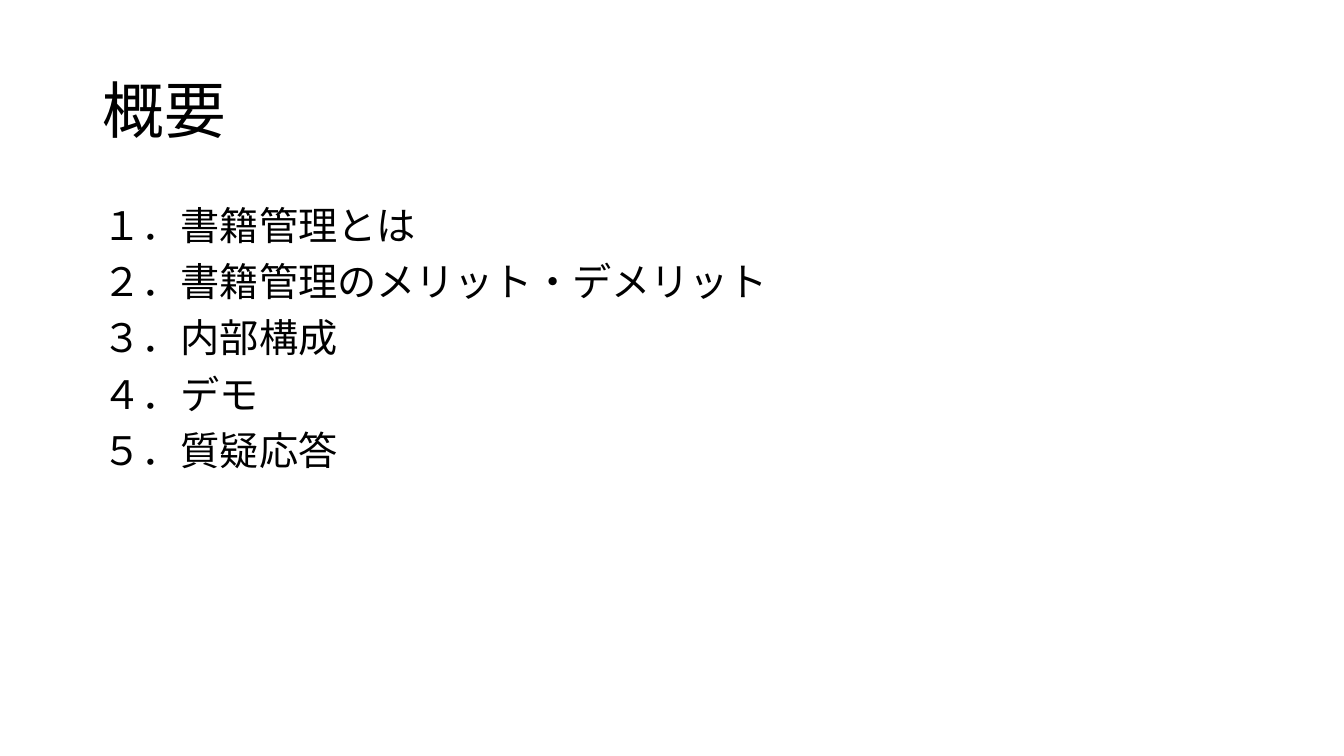
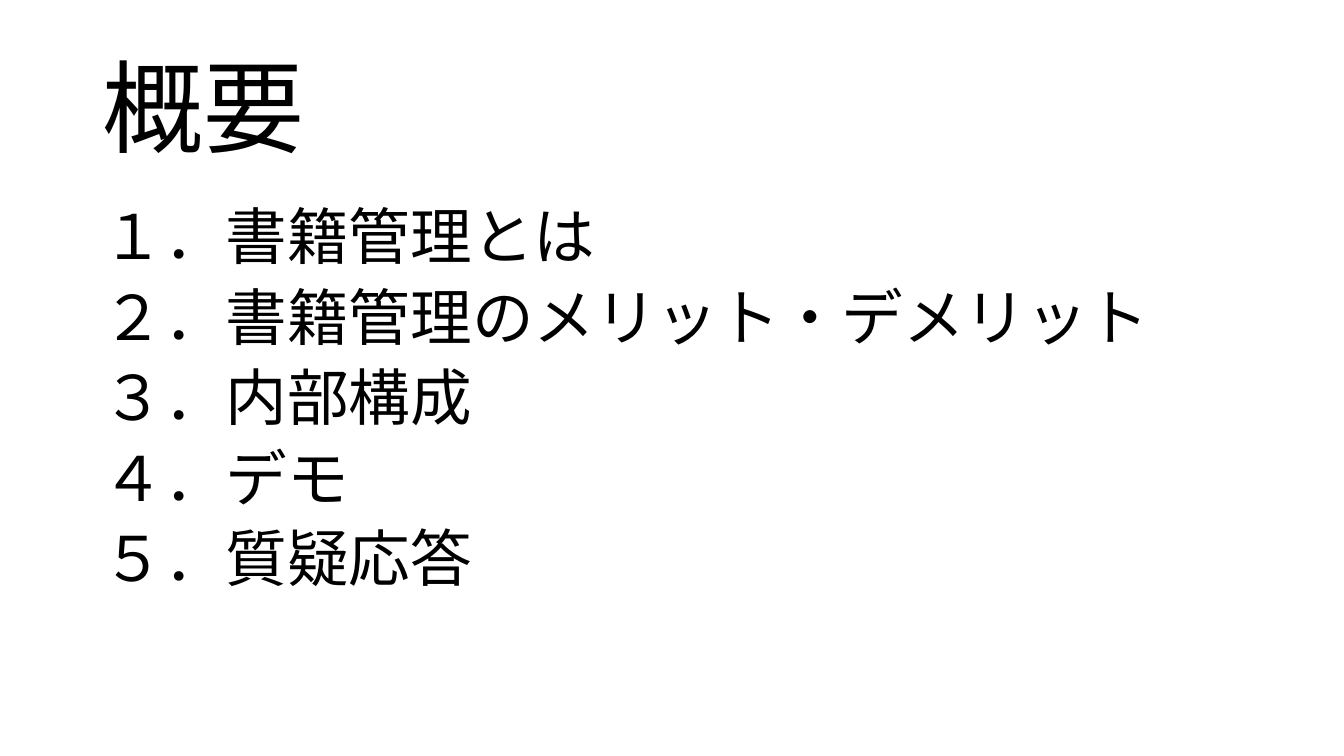
Before and after one commit to ivy239007/PG-, a slide deck: slide 2 of プレゼン/プレゼン資料(板井編集中).pptx. Drawn at 1344x756 pixels with LibreOffice and Linux fonts; fonts in the diff are those of the drawing; background and template pictures are left out. Boxes give left, top, right and bottom in pixels: in the first picture for what was removed or moved away, otherwise in the second. Text is boxed around its words. In the diff, an @@ line names an element or a change of style, - is before the commit and + after.

```diff
--- a/プレゼン/プレゼン資料(板井編集中).pptx
+++ b/プレゼン/プレゼン資料(板井編集中).pptx
@@ title "概要" at (102, 60, 304, 153): size 44 to 72 pt @@
@@ text "１．書籍管理とは" at (102, 207, 1149, 586): size 28 to 44 pt @@
```
Also in this commit, not shown: 6 other slides changed.
